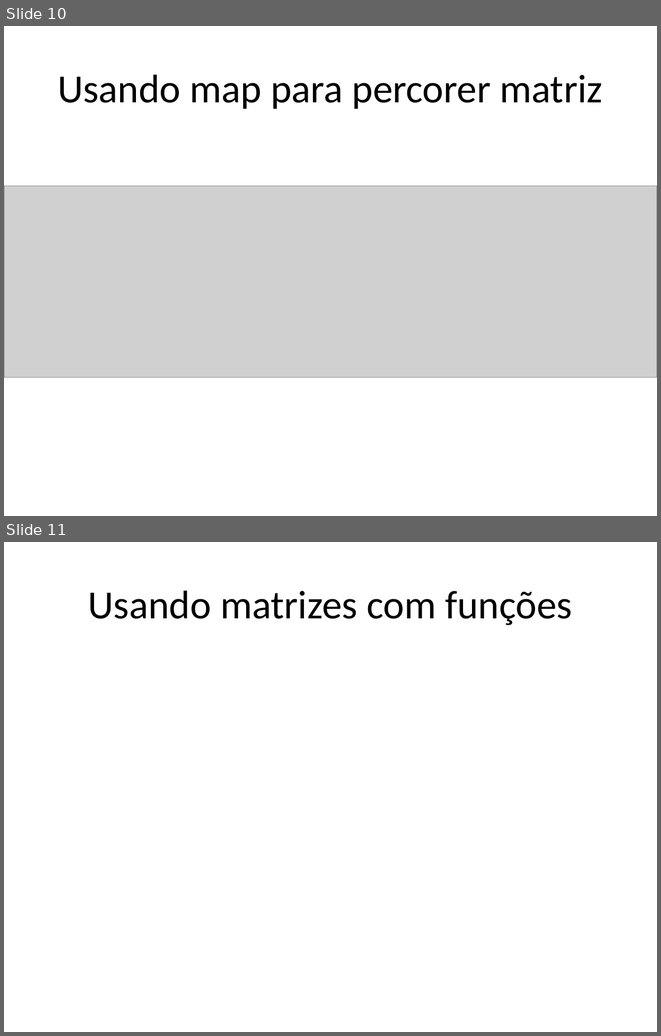
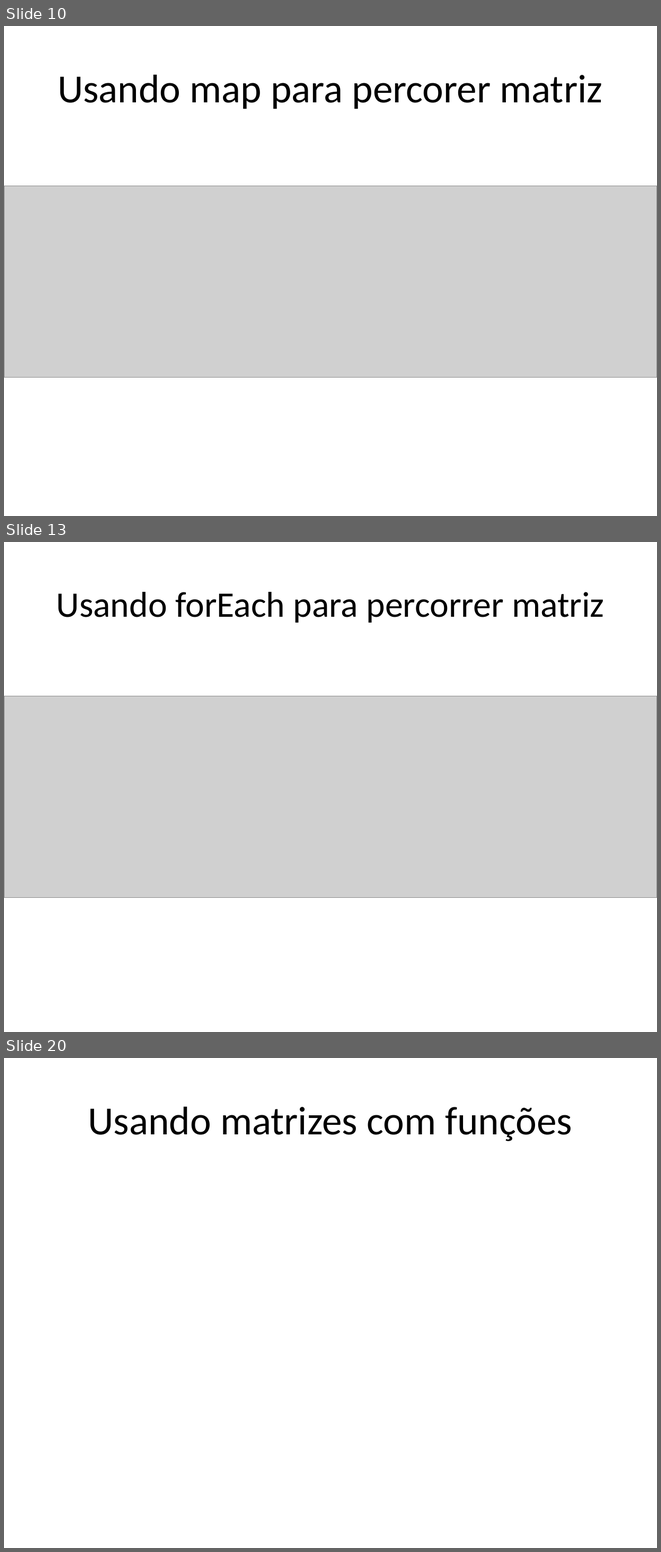
Before and after one commit to dfpires/progcomp2-2024b, a slide deck: matrizes_2d_javascript.pptx. Shown one above the other, each under a label of ours: slides 10 and 11 before the commit, slides 10, 13 and 20 after it; the slides between them are not shown. The pictures are 661x1036 and 661x1552 pixels, drawn with LibreOffice and Linux fonts; fonts in the diff are those of the drawing; grey boxes stand for pictures. Boxes give left, top, right and bottom in pixels: in the first picture for what was removed or moved away, otherwise in the second. Text is boxed around its words. In the diff, an @@ line names an element or a change of style, - is before the commit and + after.

```diff
--- a/matrizes_2d_javascript.pptx
+++ b/matrizes_2d_javascript.pptx
@@ slide 13 added at <box>4,542,657,1032</box>, background #FFFFFF @@
@@ title added at <box>56,592,604,623</box>, 39.6 pt, text #000000 @@
+Usando forEach para percorrer matriz
@@ picture added at <box>4,696,657,897</box> @@
@@ what was slide 11 is now slide 20 @@
```
Also in this commit, not shown: 8 other slides added, 1 slide removed.
